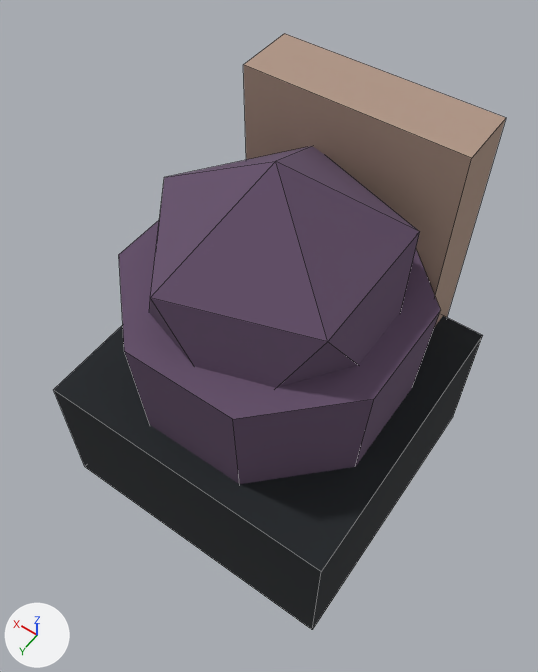
Renders of the FBX model assets/3d/export/inf_brute_lower_leg.fbx from each side of a commit.
One viewpoint serves both versions: a 50 mm camera at (-0.803, 1.151, 1.778) aimed at (0.01, 0.013, -0.01). Every picture has the same lights, and +X, +Y and +Z are marked at lower left. The first picture is the older version. Mesh edges are drawn as thin lines.

In view in the first picture: 'inf_brute_lower_leg'.
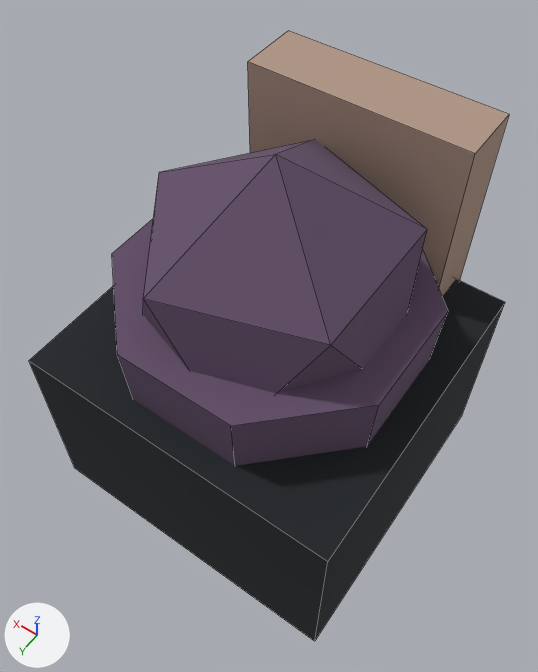
Location of each change, (x1, y1, x2, y2) in pixels of the pictures (538 x 672 px; the box of a moved part takes in the faces that stretch with it):
'inf_brute_lower_leg', reshaped
    before: (53, 33, 506, 630)
    after: (29, 30, 509, 642)
part 1 of me_inf_brute_lower_leg, moved or reshaped
    before: (149, 146, 420, 388)
    after: (143, 140, 427, 394)
part 2 of me_inf_brute_lower_leg, moved or reshaped
    before: (243, 33, 506, 326)
    after: (248, 30, 509, 296)
part 3 of me_inf_brute_lower_leg, moved or reshaped
    before: (53, 316, 483, 630)
    after: (29, 279, 505, 642)
part 4 of me_inf_brute_lower_leg, moved or reshaped
    before: (119, 220, 440, 484)
    after: (112, 219, 448, 466)

The change in detail:
me_inf_brute_lower_leg is used by ob_inf_brute_lower_leg; location (0.0, 0.0, 0.0).
me_inf_brute_lower_leg had 44 vertices, 42 faces and spanned x -0.495..0.495, y -0.54..0.485, z -0.65..0.65.
me_inf_brute_lower_leg now has 44 vertices, 42 faces and spans x -0.52..0.52, y -0.56..0.51, z -0.65..0.67.
me_inf_brute_lower_leg part 1: the loose piece of 12 vertices spanning x -0.376..0.376, y -0.357..0.357, z -0.19..0.65 is scaled about its middle by 1.05.
me_inf_brute_lower_leg part 2: the loose piece of 8 vertices spanning x -0.35..0.35, y -0.54..-0.34, z -0.3..0.6 is scaled about its middle by (1, 1, 0.778), then moved by (0.0, -0.02, 0.1).
me_inf_brute_lower_leg part 3: the loose piece of 8 vertices spanning x -0.495..0.495, y -0.485..0.485, z -0.65..-0.15 is scaled about its middle by (1.05, 1.05, 1.32), then moved by (0.0, 0.0, 0.08).
Part 4, on me_inf_brute_lower_leg:
Vertex 14 of me_inf_brute_lower_leg moves from (-0.161, 0.388, -0.55) to (-0.168, 0.407, -0.55).
Vertex 15 of me_inf_brute_lower_leg moves from (-0.176, 0.425, 0.23) at pixel (232, 419) to (-0.184, 0.443, 0.23) at pixel (230, 425).
Vertex 16 of me_inf_brute_lower_leg moves from (0.161, 0.388, -0.55) to (0.168, 0.407, -0.55).
Vertex 17 of me_inf_brute_lower_leg moves from (0.176, 0.425, 0.23) at pixel (124, 351) to (0.184, 0.443, 0.23) at pixel (117, 354).
Vertex 18 of me_inf_brute_lower_leg moves from (0.388, 0.161, -0.55) to (0.407, 0.168, -0.55).
Vertex 19 of me_inf_brute_lower_leg moves from (0.425, 0.176, 0.23) at pixel (118, 254) to (0.443, 0.184, 0.23) at pixel (111, 253).
Vertex 20 of me_inf_brute_lower_leg moves from (0.388, -0.161, -0.55) to (0.407, -0.168, -0.55).
Vertex 21 of me_inf_brute_lower_leg moves from (0.425, -0.176, 0.23) to (0.443, -0.184, 0.23).
Vertex 22 of me_inf_brute_lower_leg moves from (0.161, -0.388, -0.55) to (0.168, -0.407, -0.55).
Vertex 23 of me_inf_brute_lower_leg moves from (0.176, -0.425, 0.23) to (0.184, -0.443, 0.23).
Vertex 24 of me_inf_brute_lower_leg moves from (-0.161, -0.388, -0.55) to (-0.168, -0.407, -0.55).
Vertex 25 of me_inf_brute_lower_leg moves from (-0.176, -0.425, 0.23) to (-0.184, -0.443, 0.23).
Vertex 26 of me_inf_brute_lower_leg moves from (-0.388, -0.161, -0.55) to (-0.407, -0.168, -0.55).
Vertex 27 of me_inf_brute_lower_leg moves from (-0.425, -0.176, 0.23) at pixel (440, 310) to (-0.443, -0.184, 0.23) at pixel (448, 311).
Vertex 28 of me_inf_brute_lower_leg moves from (-0.388, 0.161, -0.55) to (-0.407, 0.168, -0.55).
Vertex 29 of me_inf_brute_lower_leg moves from (-0.425, 0.176, 0.23) at pixel (374, 398) to (-0.443, 0.184, 0.23) at pixel (379, 404).
